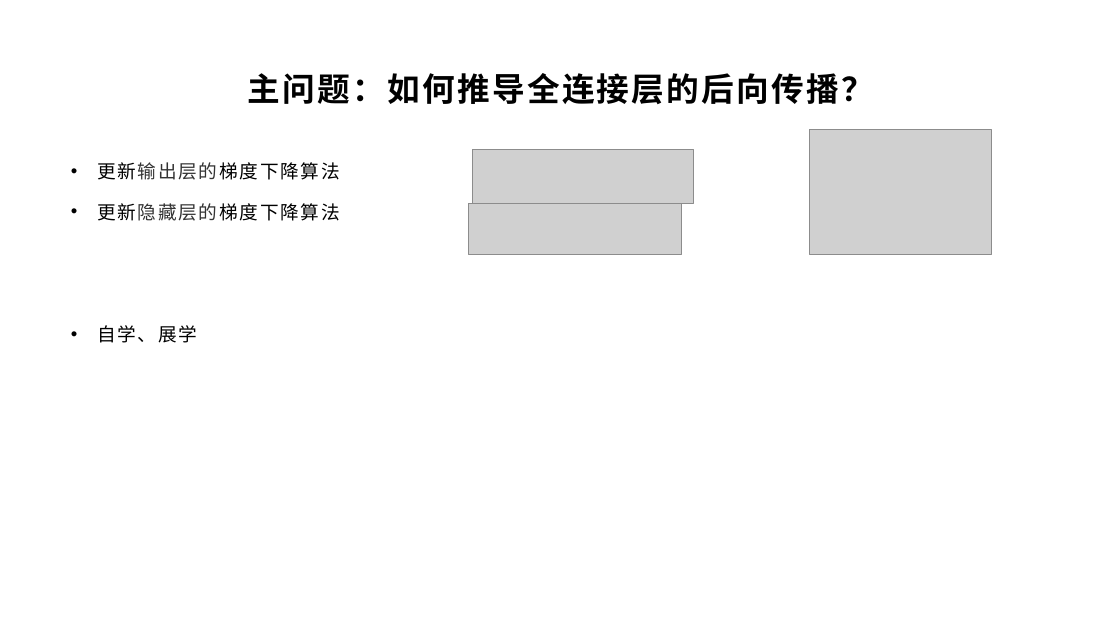
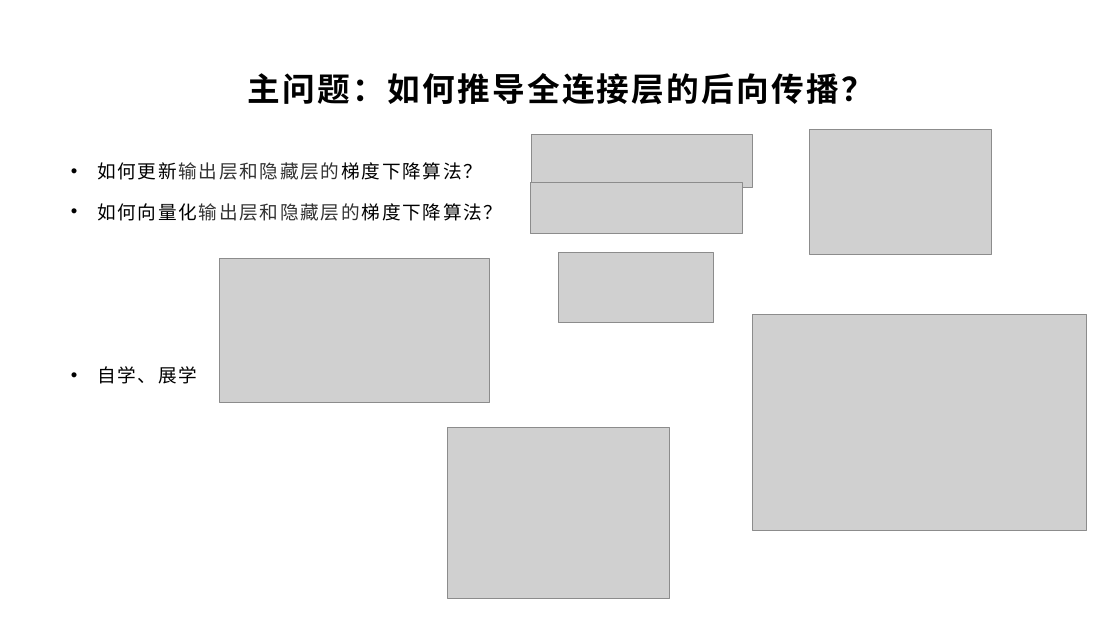
Before and after one commit to yyc-git/DeepLearningEdu, a slide deck: slide 20 of lessons/3_derivation_3/ppt/全连接层的前向和后向传播推导（下）.pptx (slide 19 before the commit). Drawn at 1120x630 pixels with LibreOffice and Linux fonts; fonts in the diff are those of the drawing; grey boxes stand for pictures; background and template pictures are left out. Boxes give left, top, right and bottom in pixels: in the first picture for what was removed or moved away, otherwise in the second. Text is boxed around its words. In the diff, an @@ line names an element or a change of style, - is before the commit and + after.

```diff
--- a/lessons/3_derivation_3/ppt/全连接层的前向和后向传播推导（下）.pptx
+++ b/lessons/3_derivation_3/ppt/全连接层的前向和后向传播推导（下）.pptx
@@ picture moved from (x1=473, y1=150, x2=693, y2=203) to (x1=532, y1=134, x2=752, y2=188) @@
@@ text at (x1=97, y1=162, x2=503, y2=221): text changed @@
-• 更新输出层的梯度下降算法
-• 更新隐藏层的梯度下降算法
+• 如何更新输出层和隐藏层的梯度下降算法？
+• 如何向量化输出层和隐藏层的梯度下降算法？
@@ picture moved from (x1=469, y1=203, x2=681, y2=255) to (x1=530, y1=182, x2=743, y2=234) @@
@@ picture added at (x1=220, y1=259, x2=490, y2=403) @@
@@ picture added at (x1=559, y1=253, x2=714, y2=323) @@
@@ picture added at (x1=753, y1=314, x2=1087, y2=530) @@
@@ picture added at (x1=448, y1=427, x2=670, y2=598) @@
```
Also in this commit, not shown: 6 other slides changed, 2 slides added, 1 slide removed, 34 other files.
